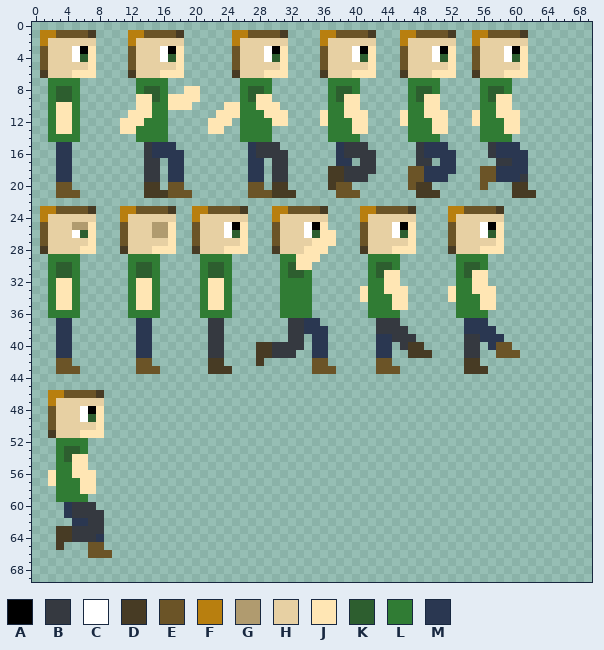
Sprite sheet -- Assets/Sprites/Player/J-bird.png. The picture above is the old version.
The file is 350x350 pixels, drawn in blocks of 5x5; one block is one cell here.
Palette (. is transparent): A #000000  B #353940  C #ffffff  D #473b24  E #6b5427  F #b87f0f  G #b09b6f  H #e7d0a3  J #ffe6b4  K #2d5e2f  L #307c34  M #2a3751
Pixels before (only the part around the change), first column x 28:
 0 ........................................
 1 EEED....FFEEEED...FFEEEED..FFEEEED......
 2 HHHH....FHHHHHH...FHHHHHH..FHHHHHH......
 3 HCAJ....EHHHCAJ...EHHHCAJ..EHHHCAJ......
 4 HCKJ....EHHHCKJ...EHHHCKJ..EHHHCKJ......
 5 HHHJ....EHHHHHJ...EHHHHHJ..EHHHHHJ......
 6 HJJJ....DHHHJJJ...DHHHJJJ..DHHHJJJ......
 7 LL.......LLLL......LLLL.....LLLL........
 8 KL.......LKKL......LKKL.....LKKL........
 9 JJ.......LKJJ......LKJJ.....LKJJ........
10 JJJ......LLJJ......LLJJ.....LLJJ........
11 LJJJ....JLLJJJ....JLLJJJ...JLLJJJ.......
12 LLJJ....JLLLJJ....JLLLJJ...JLLLJJ.......
13 LL.......LLLJJ.....LLLJJ....LLLJJ.......
14 LL.......LLLL......LLLL.....LLLL........
15 BBB.......MBBB......BMMM.....BMMM.......
16 BBBB......MBBBB.....BMMMM....BMMMM......
17 M.BB......MM.BB.....BB.MM.....BBMM......
18 M.BB.....DDBBBB....EEMMMM...EEMMMM......
19 M.BB.....DDBBB.....EEMMM....EEMMMB......
20 E.DD.....DEE.......EDD......E...DD......
21 EEDDD.....EEE.......DDD.........DDD.....
22 ........................................
23 ..FFEEEED....FFEEEED....FFEEEED.........
24 ..FHHHHHH....FHHHHHH....FHHHHHH.........
25 ..EHHHCAJ....EHHHCAJ....EHHHCAJ.........
After the commit:
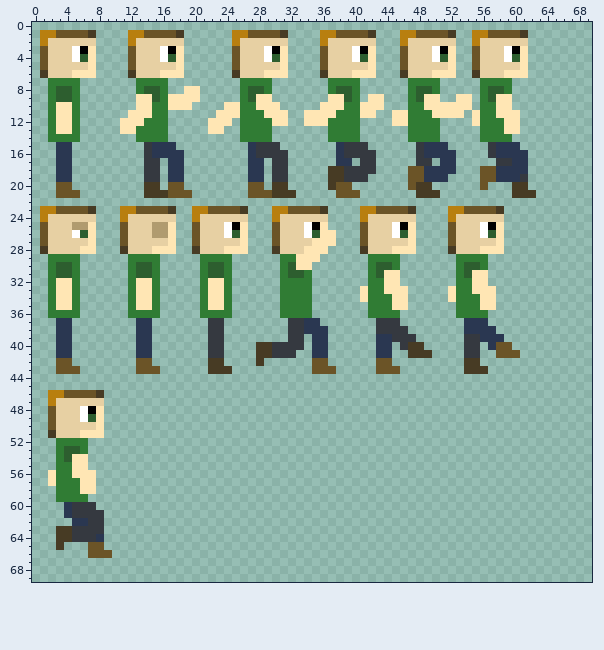
Change:
y 9: x 37..40 LKJJ -> JJKL; x 42..43 .. -> JJ; x 53..54 .. -> JJ
y 10: x 36..43 .LLJJ... -> JJJLLJJJ; x 51..54 .... -> JJJJ
y 11: x 34..35 .. -> JJ; x 37 L -> J; x 39..40 JJ -> LL; x 42 . -> J; x 45 . -> J; x 49 J -> L; x 52..53 .. -> JJ
y 12: x 34..35 .. -> JJ; x 40..41 JJ -> L.; x 45 . -> J; x 50..51 JJ -> L.
y 13: x 40..41 JJ -> L.; x 50..51 JJ -> L.
Pixel boxes of the changes (left, top, right, bottom) in both pictures:
changed: (304, 94, 472, 134)
